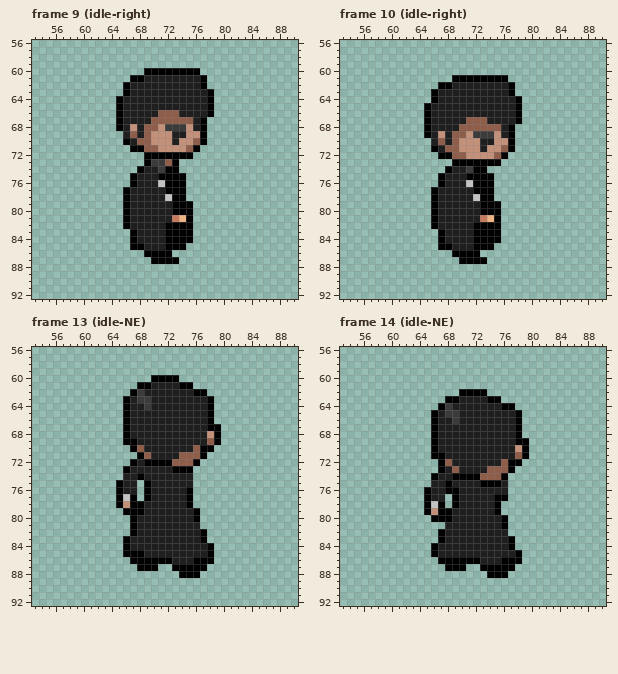
Two states of a pixel-art file, assets/entities/characters/player/player.ase. The first picture shows the starting point.
64x104 pixels, 196 frames. Shown: frame 9 (idle-right): x 53..90, y 56..92; frame 10 (idle-right): x 53..90, y 56..92; frame 13 (idle-NE): x 53..90, y 56..92; frame 14 (idle-NE): x 53..90, y 56..92. The old version is drawn lined up with the new one, on the new canvas. The commit also changed other frames, which this record leaves out.
Now the later version:
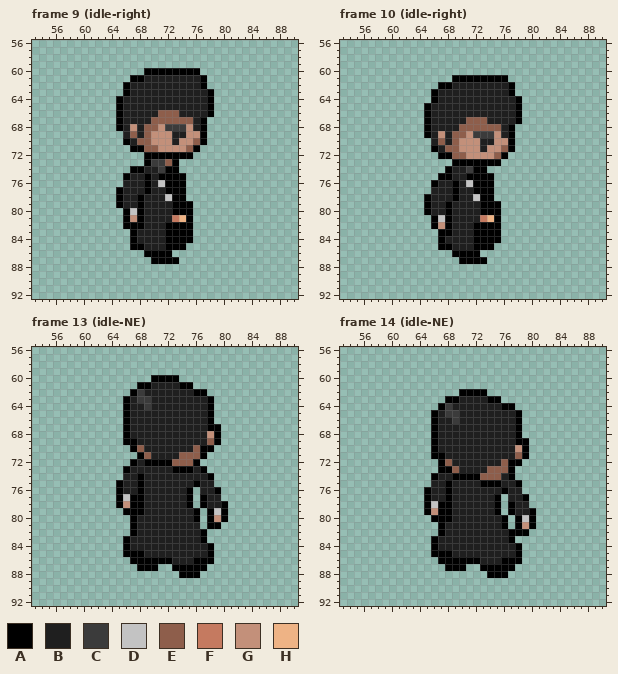
Palette (. is transparent): A #000000  B #1f1f1f  C #3b3b3b  D #c3c3c3  E #8e5e4b  F #c57a60  G #c3907a  H #eeb385
From old to new:
canvas 64x104 -> 144x144, the old top-left corner now at 40,40
Changed rows in their new state; - is an unchanged pixel.
Frame 9 (idle-right):
first column x 65:
74 --A--
75 -AB-A
76 -BB-A
77 AB--A
78 AB-A-
79 AB-A-
80 --DA-
81 --GA-
82 --AA-
Frame 10 (idle-right):
first column x 65:
75 ---A-
76 -AB-A
77 -B--A
78 AB--A
79 AB-A-
80 AB-A-
81 --DA-
82 --GA-
83 ---A-
Frame 13 (idle-NE):
first column x 68:
73 --------BA---
74 --------BBA--
75 AB------ABB--
76 AB-------BBA-
77 AB-------ABB-
78 ---------ABBA
79 ----------ADA
80 ----------AGA
81 ----------AA-
Frame 14 (idle-NE):
first column x 66:
73 --A------------
74 ----------BA---
75 -----------BA--
76 ---B------ABB--
77 --AB------.BBA-
78 --AB-------ABB-
79 -----------ABBA
80 ------------ADA
81 -A----------AGA
82 -----------AAA-
83 AB-------------
84 -----------BA--
85 -AA------------
Boxes around the changes in both pictures, in picture pixels (x1, y1, x2, y2):
changed: (116, 166, 151, 229)
changed: (424, 173, 459, 236)
added: (193, 466, 228, 529)
changed: (137, 480, 151, 501)
changed: (431, 466, 459, 557)
changed: (501, 473, 536, 550)
